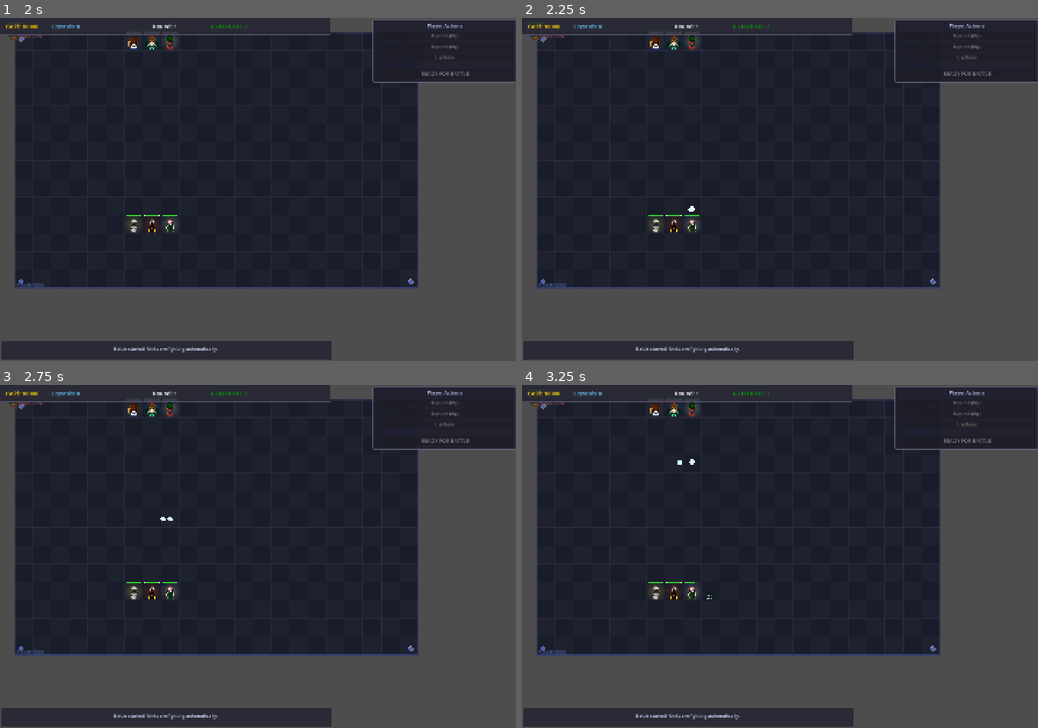
Above: before the commit, frames 1-4 (two rows, left to right).
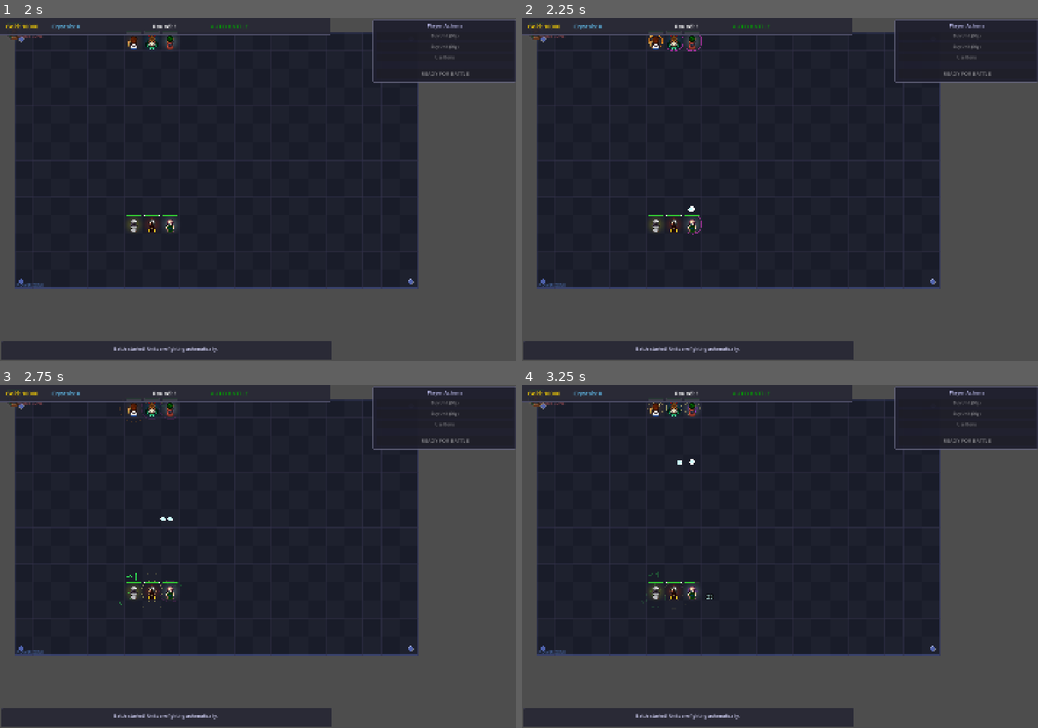
Above: after the commit, the same moments.

Repository: iceie2/autobattler-rpg
Game: Godot game, scene res://scenes/main_game.tscn
The game is run twice, just before and just after one commit, with the same random seed, the same clock (stepped at 60 frames per second) and the same inputs.
Inputs (mouse positions are in pixels of both pictures, inside the frame that each line leads up to):
- Up to frame 1 (2 s): click "READY FOR BATTLE" at 0.5 s; tap Enter at 1.25 s; move the mouse to (371, 172) at 1.27 s; click (371, 172) at 1.42 s
- Up to frame 2 (2.25 s): tap Space at 2 s; drag from (676, 206) to (754, 258) at 2.02 s
- Up to frame 3 (2.75 s): no input
- Up to frame 4 (3.25 s): move the mouse to (831, 481) at 2.77 s; click (831, 481) at 2.92 s

Frame 1 is identical in both runs. In frame 2, less than 0.1% of the frame differs, in the area x 24-35%, y 5-64%; in frame 3, less than 0.1%, in the area x 23-36%, y 5-65%; in frame 4, less than 0.1%.
Error before the commit: Parse Error: Cannot infer the type of "seed_x" variable because the value doesn't have a set type. (res://scripts/skill_effect.gd:73)

Commit message:
Fix GDScript strict-typing errors in skill_effect.gd
Array[float] for _seeds and explicit type annotations on all
locals that read from it to avoid Variant inference errors.

Co-Authored-By: Claude Sonnet 4.6 <noreply@anthropic.com>

Diff:
--- a/scripts/skill_effect.gd
+++ b/scripts/skill_effect.gd
@@ -17,7 +17,7 @@
 var radius: float = 48.0      # base visual radius
 
 # Random seeds for particles so each effect looks slightly different
-var _seeds: Array = []
+var _seeds: Array[float] = []
 
 func setup(type: Type, world_pos: Vector2, r: float = 48.0) -> void:
 	effect_type = type
@@ -70,11 +70,11 @@
 func _draw_arrow_rain(t: float, inv: float) -> void:
 	var count := 8
 	for i in range(count):
-		var seed_x := _seeds[i] * 2.0 - 1.0
-		var seed_t := _seeds[i + count % _seeds.size()]
-		var phase   := fmod(t * 1.5 + seed_t, 1.0)
-		var x       := seed_x * radius
-		var y       := -radius + phase * radius * 2.0
+		var seed_x: float = _seeds[i] * 2.0 - 1.0
+		var seed_t: float = _seeds[(i + count) % _seeds.size()]
+		var phase: float  = fmod(t * 1.5 + seed_t, 1.0)
+		var x: float      = seed_x * radius
+		var y: float      = -radius + phase * radius * 2.0
 		var alpha   := inv * (1.0 - phase * 0.5)
 		var col     := Color(0.2, 1.0, 0.35, alpha)
 		# Arrow body
@@ -116,11 +116,11 @@
 	# Slash streaks
 	var num := 6
 	for i in range(num):
-		var angle := _seeds[i] * TAU
-		var phase  := fmod(t * 2.0 + _seeds[i], 1.0)
-		var r1     := phase * radius * 0.3
-		var r2     := phase * radius
-		var alpha  := (1.0 - phase) * inv
+		var angle: float = _seeds[i] * TAU
+		var phase: float = fmod(t * 2.0 + _seeds[i], 1.0)
+		var r1: float    = phase * radius * 0.3
+		var r2: float    = phase * radius
+		var alpha: float = (1.0 - phase) * inv
 		var col    := Color(0.7, 0.1, 1.0, alpha)
 		draw_line(
 			Vector2(cos(angle), sin(angle)) * r1,
@@ -135,17 +135,17 @@
 # ── Black Mage: fiery explosion ───────────────────────────────────────────────
 func _draw_inferno(t: float, inv: float) -> void:
 	# Growing fireball core
-	var core_r := radius * min(t * 2.0, 1.0)
+	var core_r: float = radius * min(t * 2.0, 1.0)
 	draw_circle(Vector2.ZERO, core_r, Color(1.0, 0.4, 0.0, inv * 0.6))
 	draw_circle(Vector2.ZERO, core_r * 0.6, Color(1.0, 0.8, 0.2, inv * 0.8))
 	# Flame tendrils
 	var count := 12
 	for i in range(count):
-		var base_a := _seeds[i] * TAU
-		var wobble  := sin(t * 15.0 + i) * 0.3
-		var angle   := base_a + wobble
-		var dist    := (0.5 + _seeds[i] * 0.5) * radius * min(t * 2.5, 1.0)
-		var tip     := Vector2(cos(angle), sin(angle)) * dist
+		var base_a: float = _seeds[i] * TAU
+		var wobble: float = sin(t * 15.0 + i) * 0.3
+		var angle: float  = base_a + wobble
+		var dist: float   = (0.5 + _seeds[i] * 0.5) * radius * min(t * 2.5, 1.0)
+		var tip: Vector2  = Vector2(cos(angle), sin(angle)) * dist
 		var col     := Color(1.0, 0.3 + _seeds[i] * 0.4, 0.0, inv * 0.7)
 		draw_line(Vector2.ZERO, tip, col, 3.0 * inv)
 		draw_circle(tip, 4.0 * inv, Color(1.0, 0.7, 0.1, inv * 0.5))
@@ -164,12 +164,12 @@
 	# Rising beams
 	var count := 7
 	for i in range(count):
-		var angle  := _seeds[i] * TAU
-		var height := radius * 1.8 * t
-		var offset := Vector2(cos(angle), sin(angle)) * (radius * 0.25 * _seeds[i])
-		var base   := offset
-		var tip    := offset + Vector2(0, -height)
-		var alpha  := inv * 0.7 * (1.0 - abs(sin(angle)) * 0.3)
+		var angle: float   = _seeds[i] * TAU
+		var height: float  = radius * 1.8 * t
+		var offset: Vector2 = Vector2(cos(angle), sin(angle)) * (radius * 0.25 * _seeds[i])
+		var base: Vector2  = offset
+		var tip: Vector2   = offset + Vector2(0.0, -height)
+		var alpha: float   = inv * 0.7 * (1.0 - abs(sin(angle)) * 0.3)
 		var col    := Color(1.0, 0.95, 0.6, alpha)
 		draw_line(base, tip, col, (2.0 + _seeds[i] * 2.0) * inv)
 	# Star burst
@@ -190,14 +190,14 @@
 	# Multi-color sparks flying outward
 	var count := 14
 	for i in range(count):
-		var angle  := _seeds[i] * TAU + t * TAU * (1.5 + _seeds[i])
-		var dist   := _seeds[i] * radius * t
-		var pos    := Vector2(cos(angle), sin(angle)) * dist
-		var hue    := fmod(_seeds[i] + t * 0.5, 1.0)
-		var col    := Color.from_hsv(hue, 0.9, 1.0, inv * 0.85)
+		var angle: float  = _seeds[i] * TAU + t * TAU * (1.5 + _seeds[i])
+		var dist: float   = _seeds[i] * radius * t
+		var pos: Vector2  = Vector2(cos(angle), sin(angle)) * dist
+		var hue: float    = fmod(_seeds[i] + t * 0.5, 1.0)
+		var col: Color    = Color.from_hsv(hue, 0.9, 1.0, inv * 0.85)
 		draw_circle(pos, (3.0 + _seeds[i] * 4.0) * inv, col)
 		# Spark trail
-		var trail  := pos * 0.6
+		var trail: Vector2 = pos * 0.6
 		draw_line(trail, pos, Color(col.r, col.g, col.b, inv * 0.4), 1.5)
 	# Central swirl
 	draw_circle(Vector2.ZERO, 14.0 * inv, Color(0.8, 0.3, 1.0, inv * 0.8))
